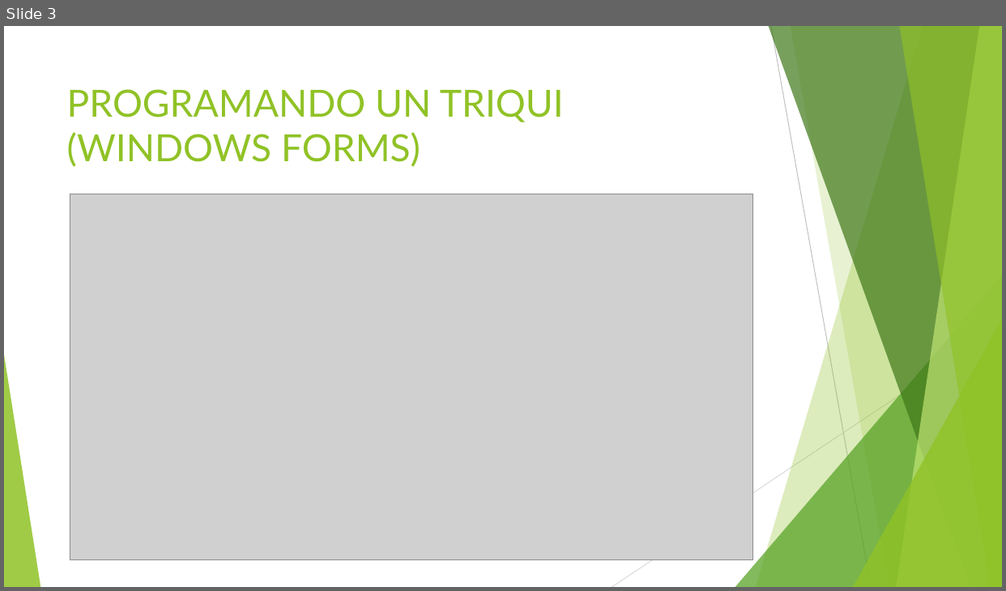
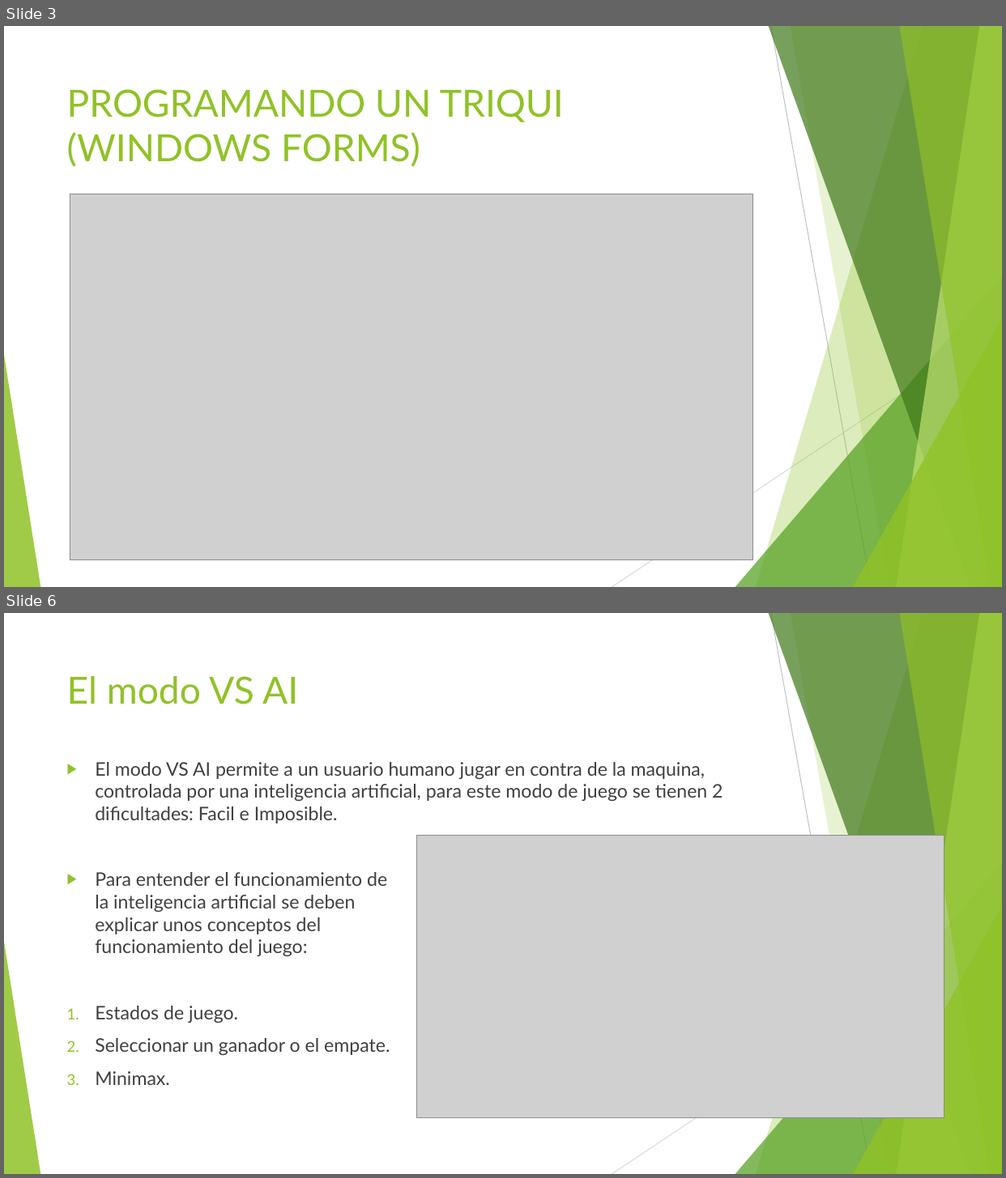
Before and after one commit to Diuke/TicTacToe, a slide deck: Research/Triqui Presentation.pptx. Shown one above the other, each under a label of ours: slide 3 before the commit, slides 3 and 6 after it; the slides between them are not shown. The pictures are 1006x591 and 1006x1178 pixels, drawn with LibreOffice and Linux fonts; fonts in the diff are those of the drawing; grey boxes stand for pictures. Boxes give left, top, right and bottom in pixels: in the first picture for what was removed or moved away, otherwise in the second. Text is boxed around its words. In the diff, an @@ line names an element or a change of style, - is before the commit and + after.

```diff
--- a/Research/Triqui Presentation.pptx
+++ b/Research/Triqui Presentation.pptx
@@ slide 6 added at <box>4,613,1002,1174</box>, background #FFFFFF; not listed: 10 template elements that a slide beside it also shows @@
@@ title added at <box>67,676,298,705</box>, 36 pt, text #90C226 @@
+El modo VS AI
@@ text added at <box>95,762,722,1085</box>, 18 pt, text #404040 @@
+▶ El modo VS AI permite a un usuario humano jugar en contra de la maquina, controlada por una inteligencia artificial, para este modo de juego se tienen 2 dificultades: Facil e Imposible.
+▶ Para entender el funcionamiento de
+  la inteligencia artificial se deben
+  explicar unos conceptos del
+  funcionamiento del juego:
+1. Estados de juego.
+2. Seleccionar un ganador o el empate.
+3. Minimax.
@@ picture added at <box>417,835,944,1118</box> @@
```
Also in this commit, not shown: 1 slide changed, 9 other slides added, 13 other files.
